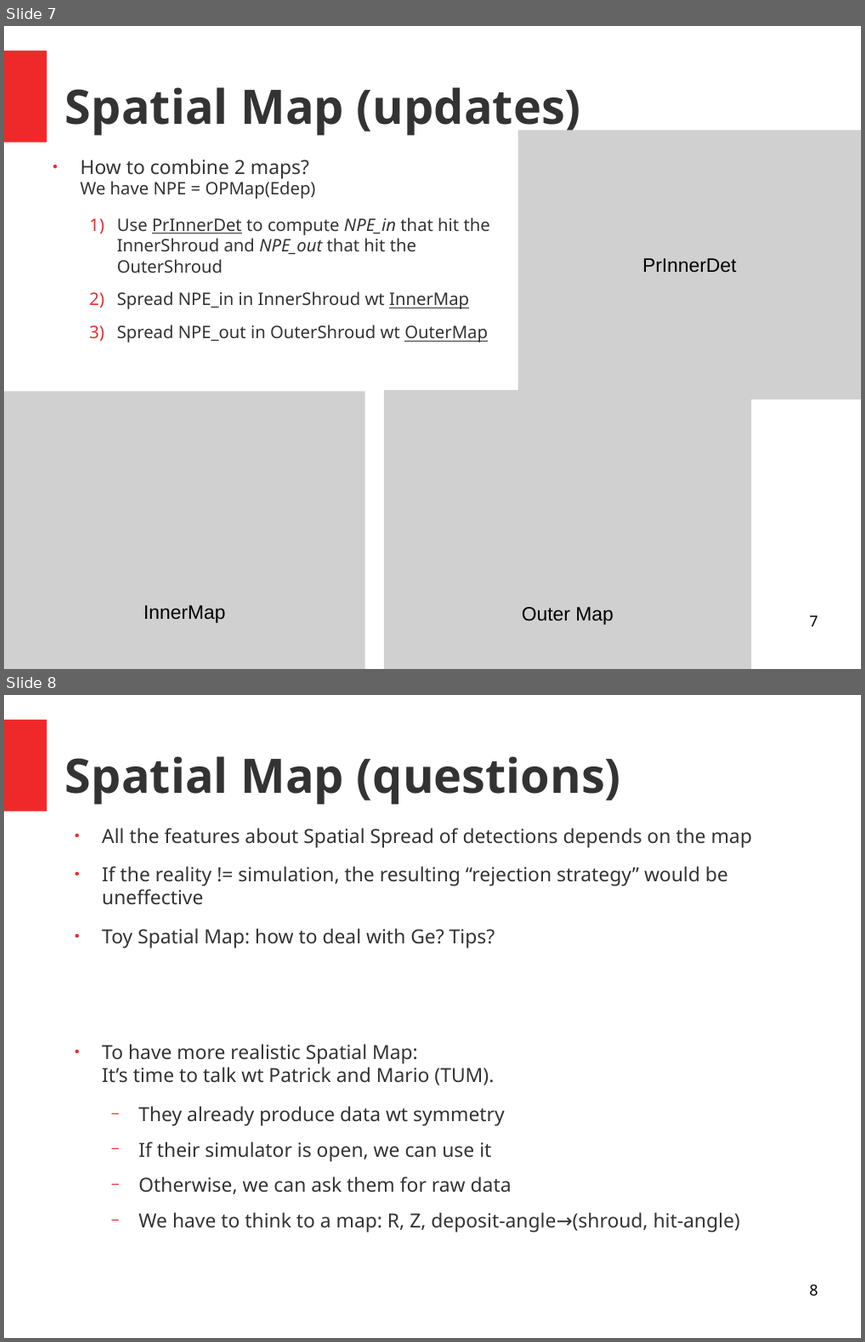
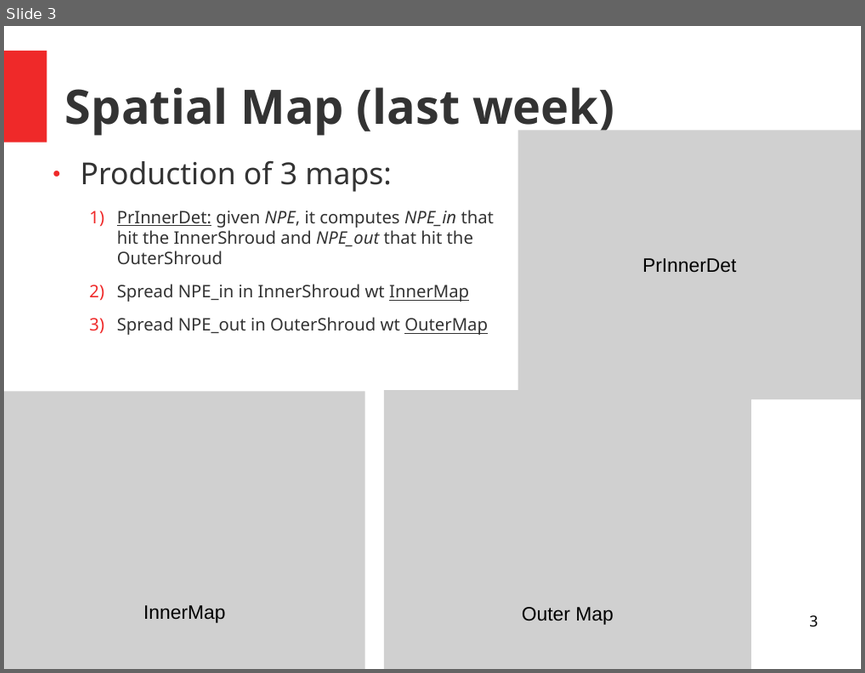
Before and after one commit to luigiberducci/ML4NP, a slide deck: Docs/meeting_ml4np_14lug2020.odp. Shown one above the other, each under a label of ours: slides 7 and 8 before the commit, slide 3 after it. The pictures are 865x1342 and 865x673 pixels, drawn with LibreOffice and Linux fonts; fonts in the diff are those of the drawing; grey boxes stand for pictures. Boxes give left, top, right and bottom in pixels: in the first picture for what was removed or moved away, otherwise in the second. Text is boxed around its words. In the diff, an @@ line names an element or a change of style, - is before the commit and + after.

```diff
--- a/Docs/meeting_ml4np_14lug2020.odp
+++ b/Docs/meeting_ml4np_14lug2020.odp
@@ slide 8 removed at (4,695,861,1338), background #FFFFFF; not listed: 1 template element that a slide beside it also shows @@
@@ title removed at (65,756,621,805) @@
-Spatial Map (questions)
@@ text removed at (102,828,752,1232) @@
-● All the features about Spatial Spread of detections depends on the map
-● If the reality != simulation, the resulting “rejection strategy” would be uneffective
-● Toy Spatial Map: how to deal with Ge? Tips?
-● To have more realistic Spatial Map:
-  It’s time to talk wt Patrick and Mario (TUM).
-  − They already produce data wt symmetry
-  − If their simulator is open, we can use it
-  − Otherwise, we can ask them for raw data
-  − We have to think to a map: R, Z, deposit-angle→(shroud, hit-angle)
@@ page number removed at (809,1284,817,1295) @@
-8
@@ what was slide 7 is now slide 3 @@
@@ slide 3 changed as well @@
@@ title at (65,87,614,136): text changed @@
-Spatial Map (updates)
+Spatial Map (last week)
@@ text at (80,161,494,264): text changed @@
-● How to combine 2 maps?
-  We have NPE = OPMap(Edep)
-  1) Use PrInnerDet to compute NPE_in that hit the InnerShroud and NPE_out that hit the OuterShroud
+● Production of 3 maps:
+  1) PrInnerDet: given NPE, it computes NPE_in that hit the InnerShroud and NPE_out that hit the OuterShroud
@@ page number at (809,615,817,627): text changed @@
-7
+3
```
Also in this commit, not shown: 2 other slides changed, 7 slides added, 13 other slides removed.
